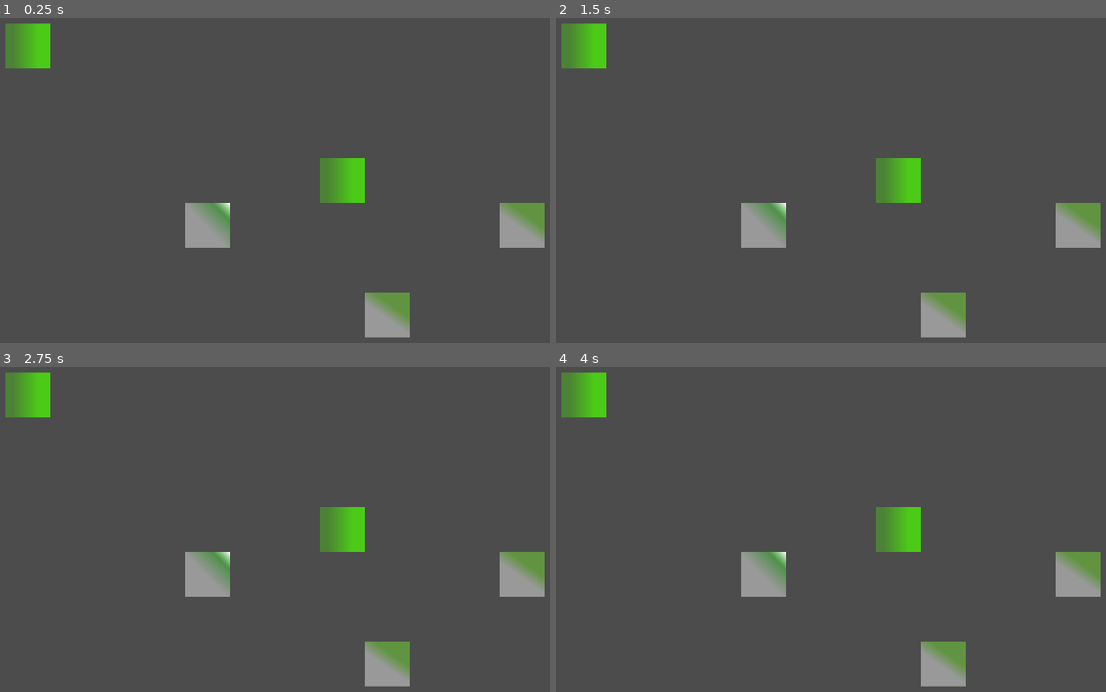
Above: before the commit, frames 1-4 (two rows, left to right).
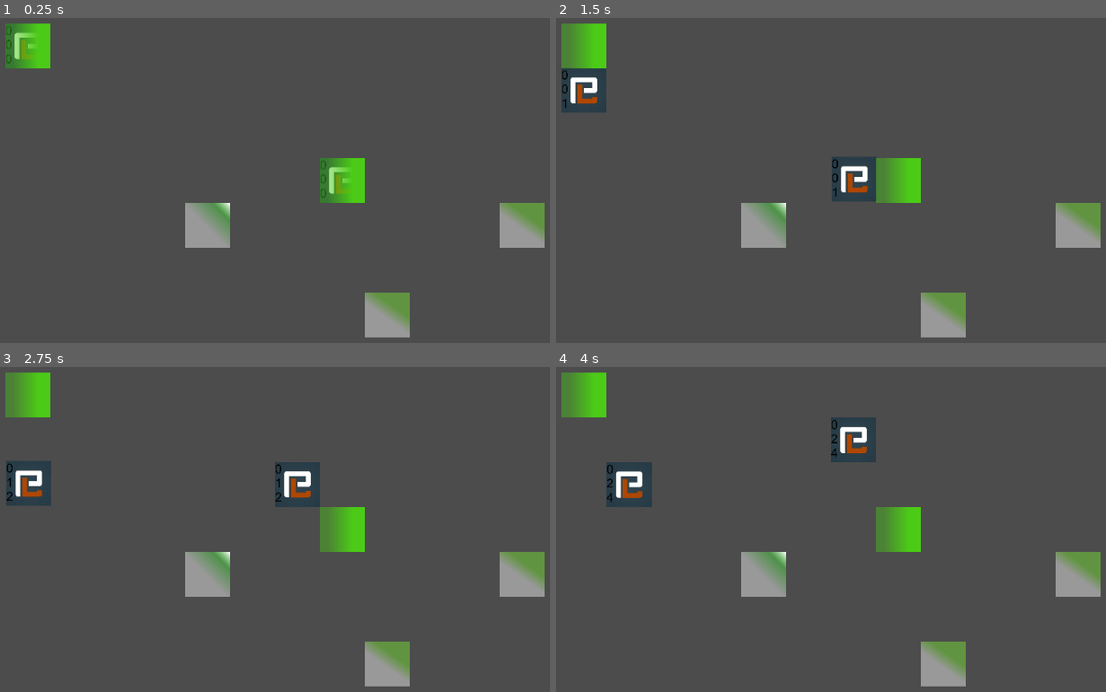
Above: after the commit, the same moments.

Repository: joschi1212/beansjam_2022
Game: Godot game, scene res://main/main.tscn
Two runs of this game, one before a commit and one after it. Both use one fixed random seed, a clock stepped at 60 frames per second and the inputs below.
Inputs:
- Up to frame 1 (0.25 s): no input
- Up to frame 2 (1.5 s): tap Enter at 0.5 s
- Up to frame 3 (2.75 s): tap Space at 2 s
- Up to frame 4 (4 s): tap Enter at 2.75 s

The runs differ from the first frame. In frame 1, 0.4% of the frame differs, in the area x 0-64%, y 2-56%; in frame 2, 2.1%; in frame 3, 2.2%; in frame 4, 2.2%, in the area x 9-59%, y 15-44%.

Commit message:
animate items in a ease in ease out manner

Diff:
--- a/godot/assembly_line/assembly_line.tscn
+++ b/godot/assembly_line/assembly_line.tscn
@@ -4,7 +4,7 @@
 
 [sub_resource type="Curve2D" id=1]
 _data = {
-"points": PoolVector2Array( 0, 0, 0, 0, -320, -192, 0, 0, 0, 0, -320, -64, 0, 0, 0, 0, -192, -64, 0, 0, 0, 0, -192, 64, 0, 0, 0, 0, -120, 64, 0, 0, 0, 0, 0, 64 )
+"points": PoolVector2Array( 0, 0, 0, 0, -320, -192, 0, 0, 0, 0, -320, -64, 0, 0, 0, 0, -192, -64, 0, 0, 0, 0, -192, 64, 0, 0, 0, 0, -120, 64, 0, 0, 0, 0, -64, 64 )
 }
 
 [node name="AssemblyLine" type="Path2D"]
--- a/godot/item/item.gd
+++ b/godot/item/item.gd
@@ -9,6 +9,9 @@
 
 signal item_at_end_of_line(item)
 
+onready var bpm = 60.0
+onready var bps = bpm/60.0
+
 func _ready():
 	Events.connect("quarter_note", self, "_on_quarter_note")
 	Events.connect("eighth_note", self, "_on_eighth_note")
@@ -17,6 +20,7 @@
 
 # Called every frame. 'delta' is the elapsed time since the previous frame.
 func _process(delta):
+	#set_unit_offset(lerp(get_unit_offset(), get_unit_offset() + _unit_stepsize, delta / _unit_stepsize))
 	pass
 
 func _on_quarter_note():
@@ -31,7 +35,13 @@
 	$Sprite/EighthNotesLabel.set_text(str(eighth_notes))
 	if(eighth_on_line_remaining > 0):
 		# move item
-		set_unit_offset(get_unit_offset() + _unit_stepsize)
+		var tween = Tween.new()
+		add_child(tween)
+		tween.interpolate_property(self, "unit_offset", get_unit_offset(),
+		get_unit_offset() + _unit_stepsize, 0.5 / bps, Tween.TRANS_CUBIC, Tween.EASE_IN_OUT)
+		tween.start()
+		pass
+		# set_unit_offset(get_unit_offset() + _unit_stepsize)
 
 func _on_new_tact():
 	tacts += 1
--- a/godot/main/main.tscn
+++ b/godot/main/main.tscn
@@ -9,7 +9,7 @@
 
 [sub_resource type="Curve2D" id=1]
 _data = {
-"points": PoolVector2Array( 0, 0, 0, 0, -64, 0, 0, 0, 0, 0, -128, 0, 0, 0, 0, 0, -128, -64, 0, 0, 0, 0, -128, -128, 0, 0, 0, 0, -128, -192, 0, 0, 0, 0, -192, -192, 0, 0, 0, 0, -192, -128, 0, 0, 0, 0, -256, -128, 0, 0, 0, 0, -256, 128 )
+"points": PoolVector2Array( 0, 0, 0, 0, -64, 0, 0, 0, 0, 0, -128, 0, 0, 0, 0, 0, -128, -64, 0, 0, 0, 0, -128, -128, 0, 0, 0, 0, -128, -192, 0, 0, 0, 0, -192, -192, 0, 0, 0, 0, -192, -128, 0, 0, 0, 0, -256, -128, 0, 0, 0, 0, -256, 64 )
 }
 
 [sub_resource type="Curve2D" id=2]
@@ -32,12 +32,12 @@
 current = true
 
 [node name="AssemblyLine1" parent="." instance=ExtResource( 3 )]
-length = 9
+length = 8
 
 [node name="AssemblyLine2" parent="." instance=ExtResource( 3 )]
 position = Vector2( 192, 0 )
 curve = SubResource( 1 )
-length = 11
+length = 10
 
 [node name="AssemblyLine3" parent="." instance=ExtResource( 3 )]
 position = Vector2( 256, -64 )
--- a/godot/spawner/spawner.gd
+++ b/godot/spawner/spawner.gd
@@ -8,6 +8,8 @@
 func _ready():
 	_assembly_line_out = get_node(assembly_line_out_path)
 	Events.connect("new_tact", self, "_on_new_tact")
+	var item = _item_scene.instance()
+	_assembly_line_out.add_item_to_line(item)
 
 func _on_new_tact():
 	var item = _item_scene.instance()
